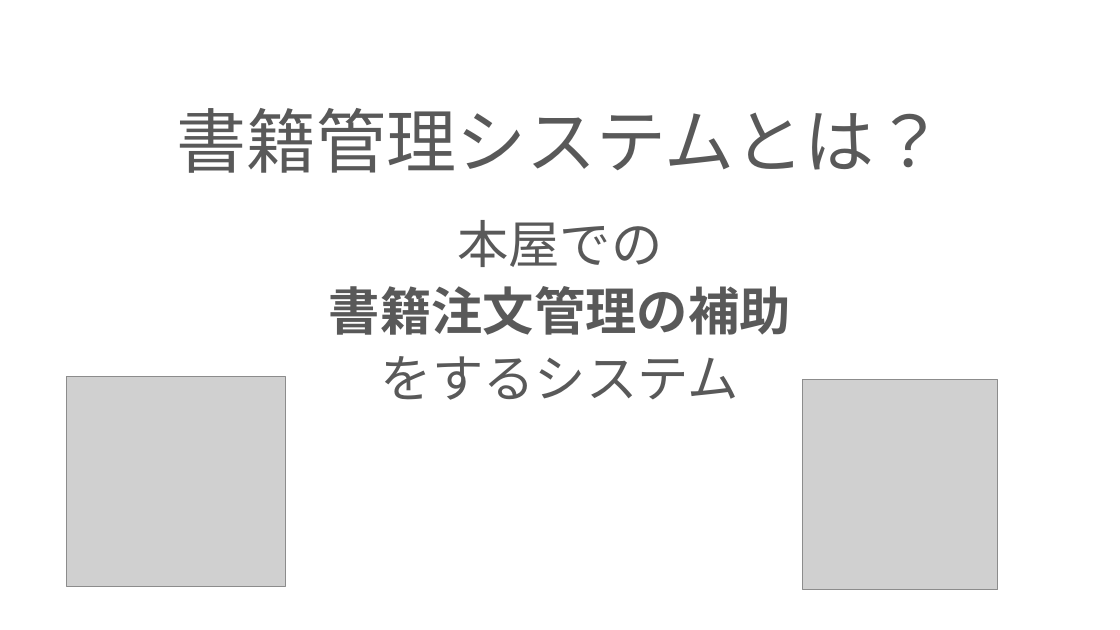
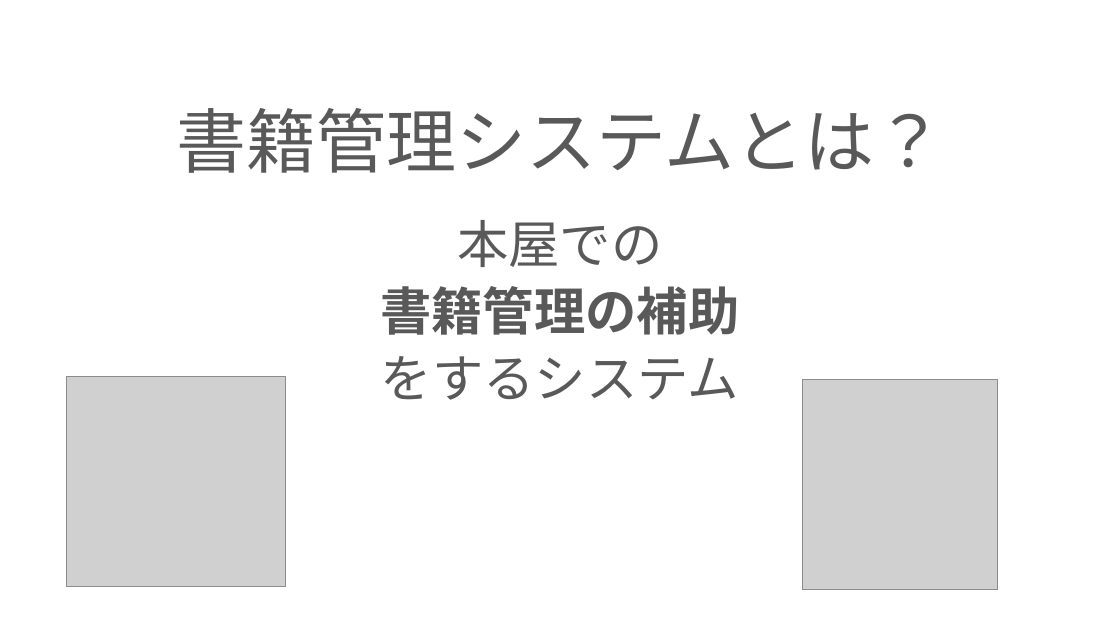
Before and after one commit to ivy239007/PG-, a slide deck: slide 2 of プレゼン資料.pptx. Drawn at 1120x630 pixels with LibreOffice and Linux fonts; fonts in the diff are those of the drawing; grey boxes stand for pictures; background and template pictures are left out. Boxes give left, top, right and bottom in pixels: in the first picture for what was removed or moved away, otherwise in the second. Text is boxed around its words. In the diff, an @@ line names an element or a change of style, - is before the commit and + after.

```diff
--- a/プレゼン資料.pptx
+++ b/プレゼン資料.pptx
@@ subtitle at [380,286,739,335]: text changed @@
-書籍注文管理の補助
+書籍管理の補助
```
Also in this commit, not shown: 1 other slide changed, 3 slides added.
